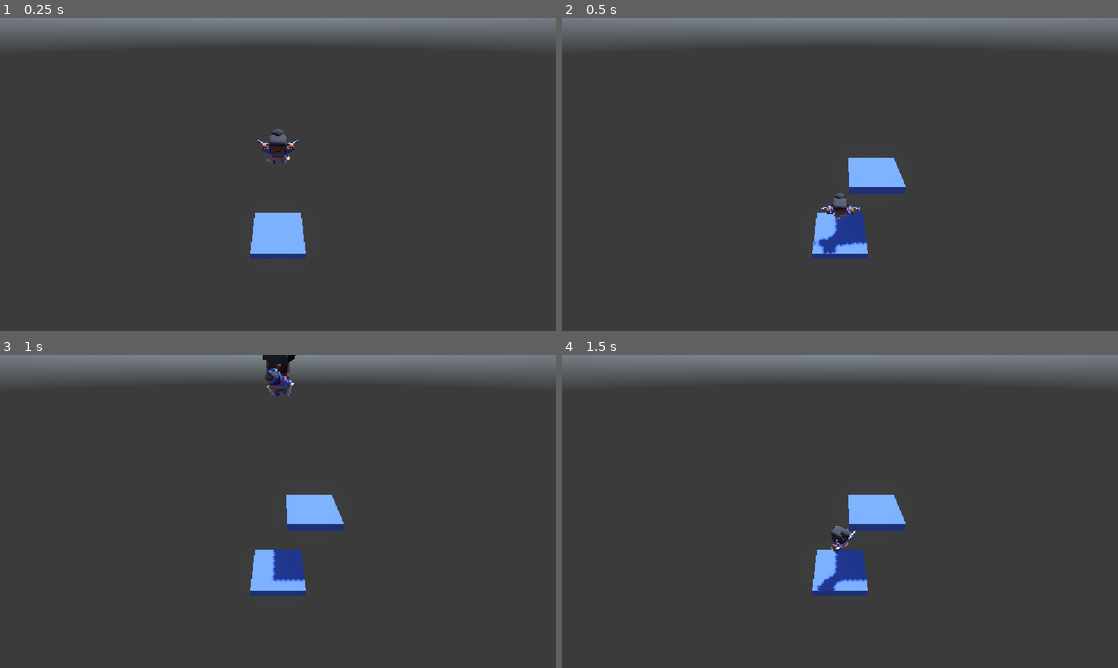
Above: before the commit, frames 1-4 (two rows, left to right).
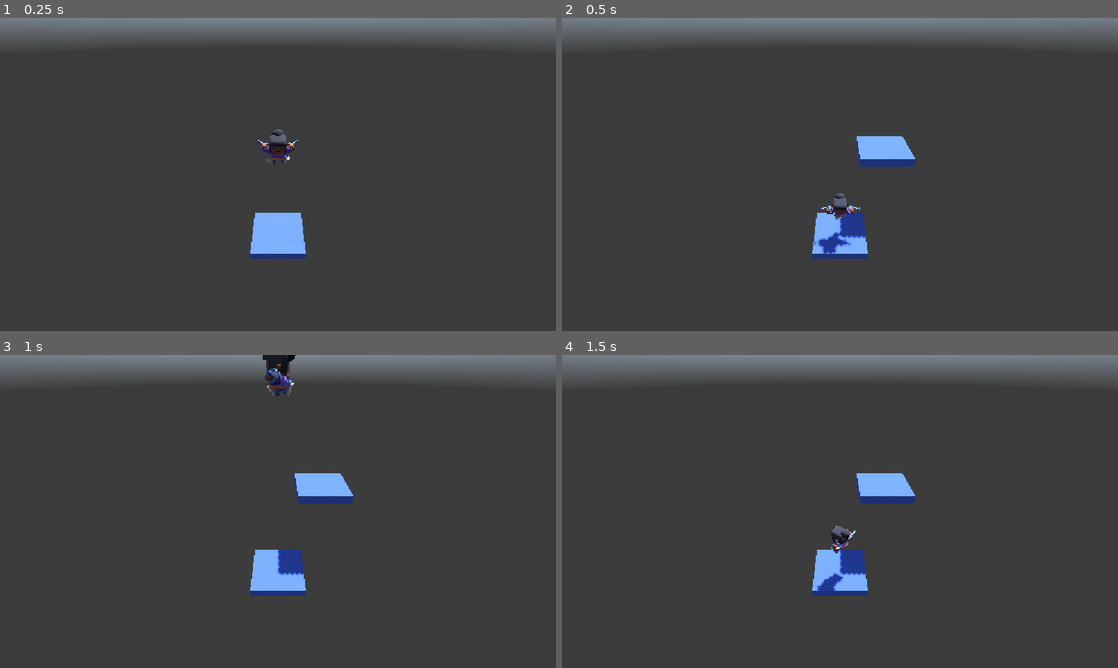
Above: after the commit, the same moments.

Repository: nes224/godot_3d_game
Game: Godot game, scene res://scenes/game/game.tscn
Same seed, same stepped clock (60 frames per second), same inputs: the game is played once before the commit and once after it. A sky picture missing from this copy of the repository is replaced by a grey-blue gradient.
Inputs:
- Up to frame 1 (0.25 s): no input
- Up to frame 2 (0.5 s): no input
- Up to frame 3 (1 s): hold Right (ui_right) from 0.53 s (still down)
- Up to frame 4 (1.5 s): release Right (ui_right) at 1.28 s; hold Left (ui_left) from 1.28 s (still down)

Frame 1 is identical in both runs. In frame 2, 2.0% of the frame differs, in the area x 48-64%, y 37-73%; in frame 3, 2.0%; in frame 4, 2.0%.

Commit message:
camera movement

Diff:
--- a/endless-jumper-sky-pogo/scenes/player_cam/player_cam.gd
+++ b/endless-jumper-sky-pogo/scenes/player_cam/player_cam.gd
@@ -1,16 +1,22 @@
 extends Camera3D
 
+@export var buffer: Vector3 = Vector3(0, 10, 8)
+@export var smooth_speed: float = 2.0
 
-@export var buffer: Vector3 = Vector3(0, 10, 8)
+var _base_position: Vector3
 
 # Called when the node enters the scene tree for the first time.
 func _ready() -> void:
 	SignalHub.new_platform.connect(on_spawn_platform)
+	_base_position = position
+
+# Called every frame. 'delta' is the elapsed time since the previous frame.
+func _physics_process(delta: float) -> void:
+	if position.distance_to(_base_position) < 0.01:
+		position = _base_position
+	else:
+		position = position.lerp(_base_position, smooth_speed * delta) # 10%
 
 
-# Called every frame. 'delta' is the elapsed time since the previous frame.
-func _process(delta: float) -> void:
-	pass
-
 func on_spawn_platform(old_platform_position: Vector3) -> void:
-	position = old_platform_position + buffer
+	_base_position = old_platform_position + buffer
--- a/endless-jumper-sky-pogo/scenes/spawner/spawner.gd
+++ b/endless-jumper-sky-pogo/scenes/spawner/spawner.gd
@@ -1,4 +1,7 @@
 extends Node
+
+const OFFSET_SIDE: Vector2 = Vector2(1.7, 4.0)
+const OFFSET_UP: Vector2 = Vector2(2.7, 4.5)
 
 @export var platform_scene: PackedScene
 
@@ -8,9 +11,17 @@
 	#platform.new_platform.connect(on_spawn_platform)
 	SignalHub.new_platform.connect(on_spawn_platform)
 
+func get_random_offset(offset_range: Vector2) -> float:
+	var magnitude: float = randf_range(offset_range.x, offset_range.y)
+	return magnitude if randf() < 0.5 else -magnitude
+
 
 func on_spawn_platform(old_platform_position: Vector3) -> void:
 	var new_platform: Platform = platform_scene.instantiate()
 	#new_platform.new_platform.connect(on_spawn_platform)
-	new_platform.position = old_platform_position + Vector3(2,3, -2)
+	new_platform.position = old_platform_position + Vector3(
+		get_random_offset(OFFSET_SIDE),
+		randf_range(OFFSET_UP.x, OFFSET_UP.y),
+		get_random_offset(OFFSET_SIDE)
+	)
 	add_child(new_platform)
